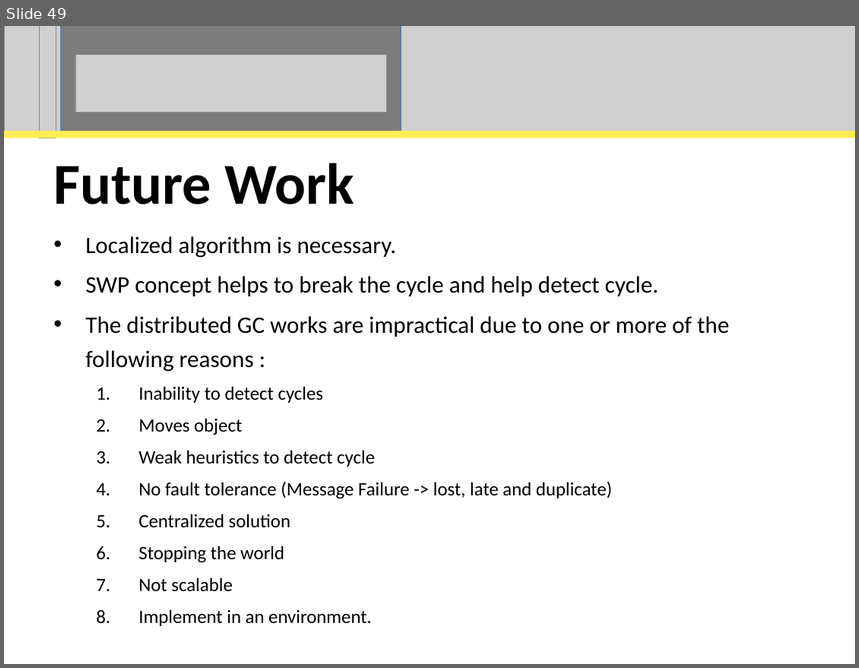
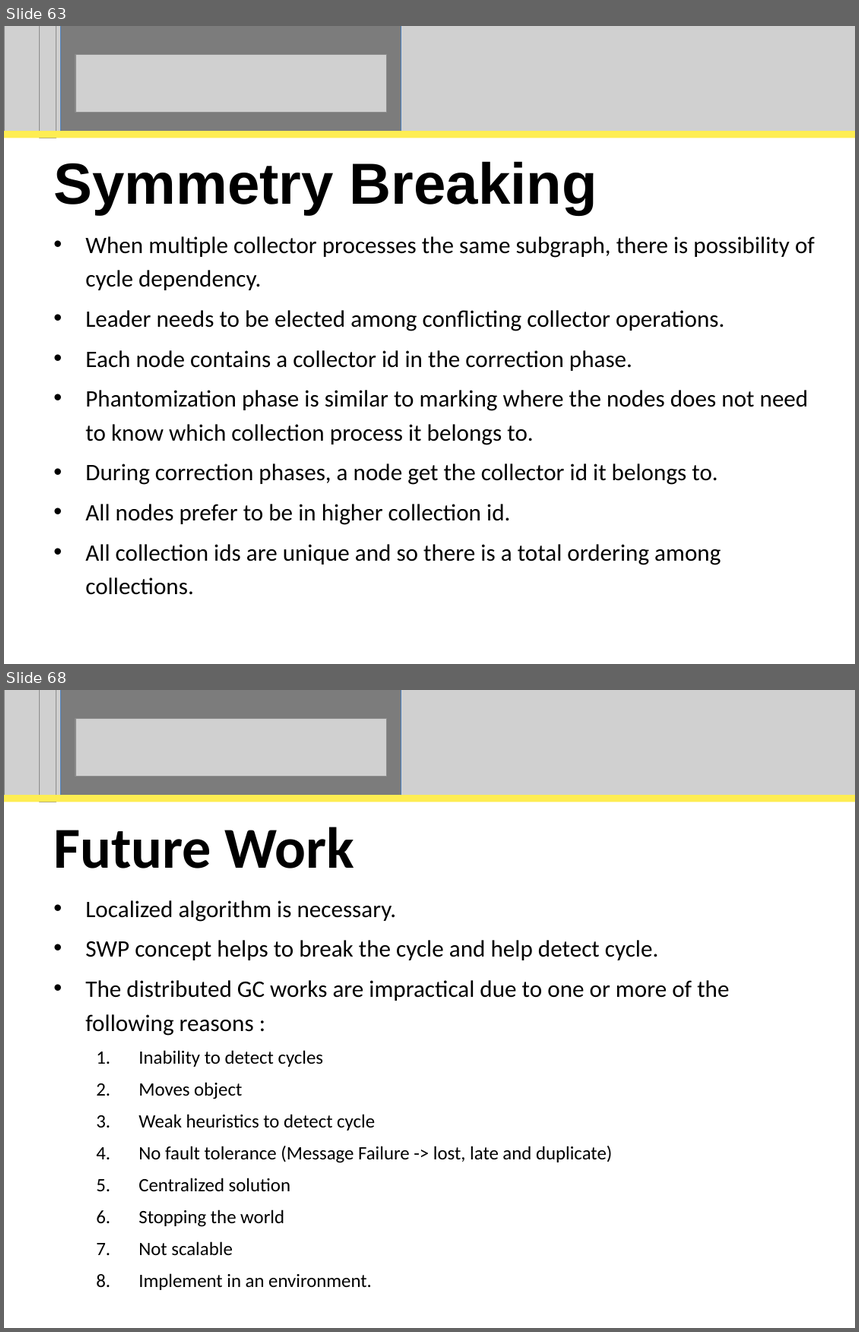
Before and after one commit to perpetualcoder/thesis, a slide deck: thesisppt/defense.ppt. Shown one above the other, each under a label of ours: slide 49 before the commit, slides 63 and 68 after it; the slides between them are not shown. The pictures are 859x668 and 859x1332 pixels, drawn with LibreOffice and Linux fonts; fonts in the diff are those of the drawing; grey boxes stand for pictures. Boxes give left, top, right and bottom in pixels: in the first picture for what was removed or moved away, otherwise in the second. Text is boxed around its words. In the diff, an @@ line names an element or a change of style, - is before the commit and + after.

Commit message:
ppt

```diff
--- a/thesisppt/defense.ppt
+++ b/thesisppt/defense.ppt
@@ slide 63 added at (x1=4, y1=26, x2=855, y2=664), background #FFFFFF @@
@@ picture added at (x1=4, y1=26, x2=855, y2=132) @@
@@ picture added at (x1=40, y1=26, x2=56, y2=138) @@
@@ rectangle added at (x1=61, y1=26, x2=401, y2=132), fill #000000 at 40% opacity, outline #4A7EBB 0.74 pt @@
@@ picture added at (x1=75, y1=55, x2=387, y2=113) @@
@@ rectangle added at (x1=4, y1=131, x2=855, y2=138), fill #FEED52 @@
@@ title added at (x1=53, y1=161, x2=598, y2=214), 49 pt, text #000000, bold @@
+Symmetry Breaking
@@ subtitle added at (x1=85, y1=237, x2=815, y2=595), 20 pt, text #000000 @@
+• When multiple collector processes the same subgraph, there is possibility of cycle dependency.
+• Leader needs to be elected among conflicting collector operations.
+• Each node contains a collector id in the correction phase.
+• Phantomization phase is similar to marking where the nodes does not need to know which collection process it belongs to.
+• During correction phases, a node get the collector id it belongs to.
+• All nodes prefer to be in higher collection id.
+• All collection ids are unique and so there is a total ordering among collections.
@@ what was slide 49 is now slide 68 @@
```
Also in this commit, not shown: 19 other slides added, 1 slide removed, 18 other files.
